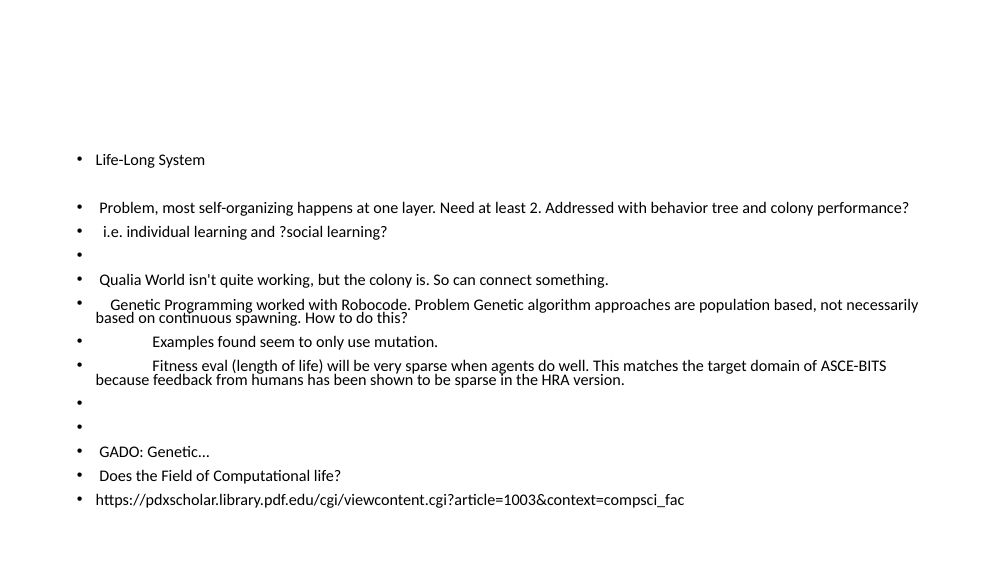
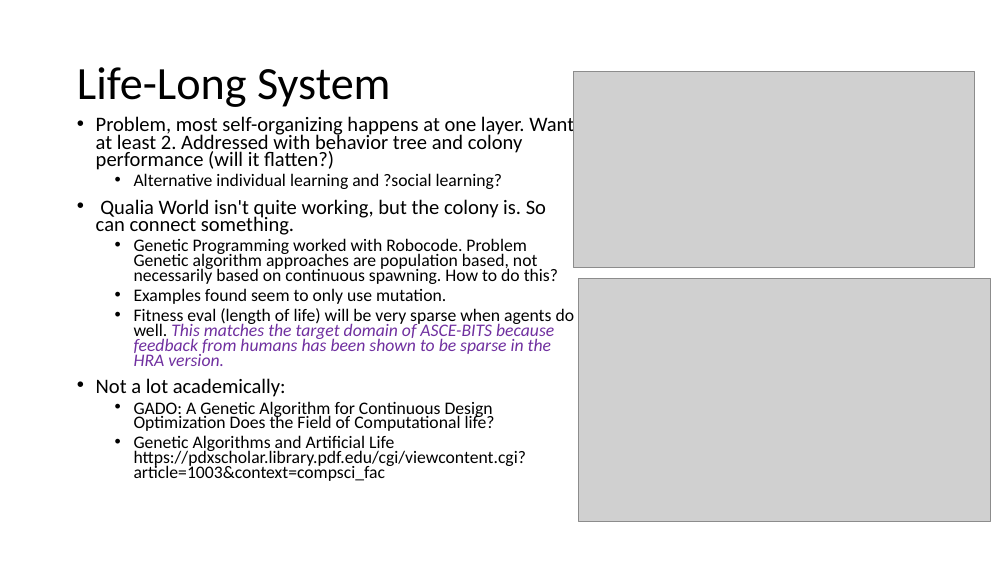
Before and after one commit to Skorpianking/EchoWorld, a slide deck: slide 3 of images/VehicleFrames.pptx (slide 5 before the commit). Drawn at 1008x567 pixels with LibreOffice and Linux fonts; fonts in the diff are those of the drawing; grey boxes stand for pictures. Boxes give left, top, right and bottom in pixels: in the first picture for what was removed or moved away, otherwise in the second. Text is boxed around its words. In the diff, an @@ line names an element or a change of style, - is before the commit and + after.

```diff
--- a/images/VehicleFrames.pptx
+++ b/images/VehicleFrames.pptx
@@ title added at (77,67,391,107), 44 pt, text #000000 @@
+Life-Long System
@@ picture added at (573,72,974,268) @@
@@ text "Problem, most self-organizing happens at ...": place and size @@
-text "Problem, most self-organizing happens at ..." at (96,154,918,508)
+text "Problem, most self-organizing happens at ..." at (96,114,575,481)
@@ text at (96,114,574,189): text changed; size 15.4 to 19.6 pt @@
-• Life-Long System
-• Problem, most self-organizing happens at one layer. Need at least 2. Addressed with behavior tree and colony performance?
-• i.e. individual learning and ?social learning?
+• Problem, most self-organizing happens at one layer. Want at least 2. Addressed with behavior tree and colony performance (will it flatten?)
+  • Alternative individual learning and ?social learning?
@@ text at (96,199,575,366): size 15.4 to 19.6 pt in "Qualia World isn't quite working, but the ..."; size 15.4 to 16.8 pt in "Genetic Programming worked with Robocode. Problem Genetic ...", "Examples found seem to only use mutation.", "Fitness eval (length of life) will be ..."; text colour #000000 to #7030A0, italic on in "This matches the target domain of ASCE-BITS ..."; list level 1 to 2 in "Genetic Programming worked with Robocode. ..."; list level 1 to 2 in "Examples found seem to only ..."; list level 1 to 2 in "Fitness eval (length of life) ..." @@
@@ picture added at (579,278,991,521) @@
@@ text at (96,378,526,481): text changed; size 15.4 to 16.8 pt @@
-• GADO: Genetic...
-• Does the Field of Computational life?
-• https://pdxscholar.library.pdf.edu/cgi/viewcontent.cgi?article=1003&context=compsci_fac
+• Not a lot academically:
+  • GADO: A Genetic Algorithm for Continuous Design Optimization Does the Field of Computational life?
+  • Genetic Algorithms and Artificial Life https://pdxscholar.library.pdf.edu/cgi/viewcontent.cgi?article=1003&context=compsci_fac
```
Also in this commit, not shown: 5 other files.
